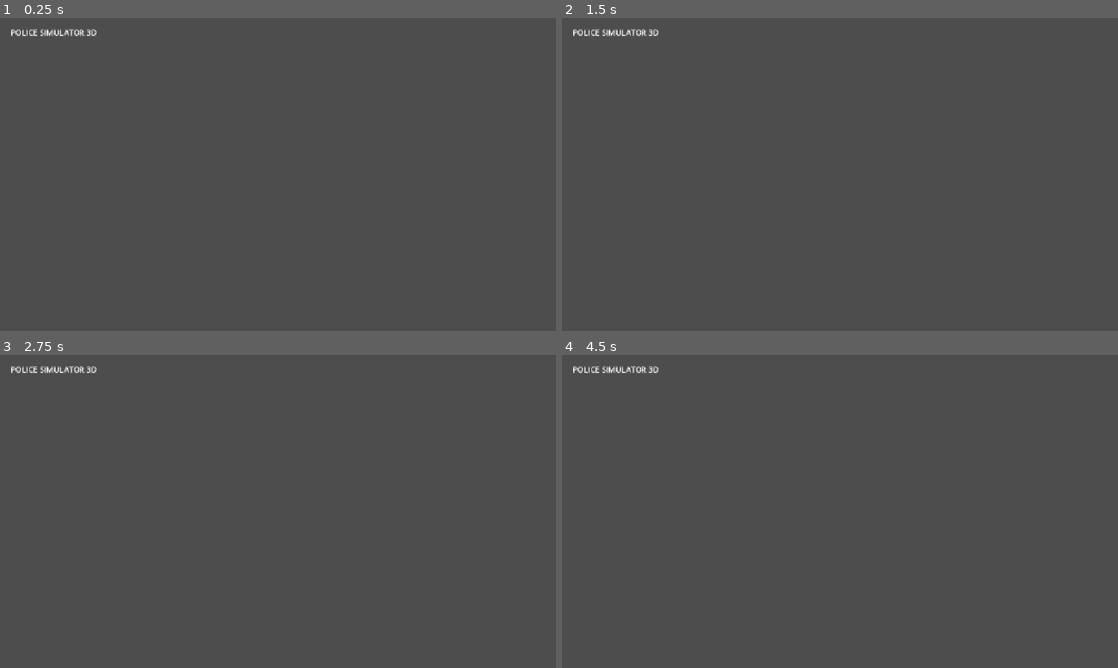
Above: before the commit, frames 1-4 (two rows, left to right).
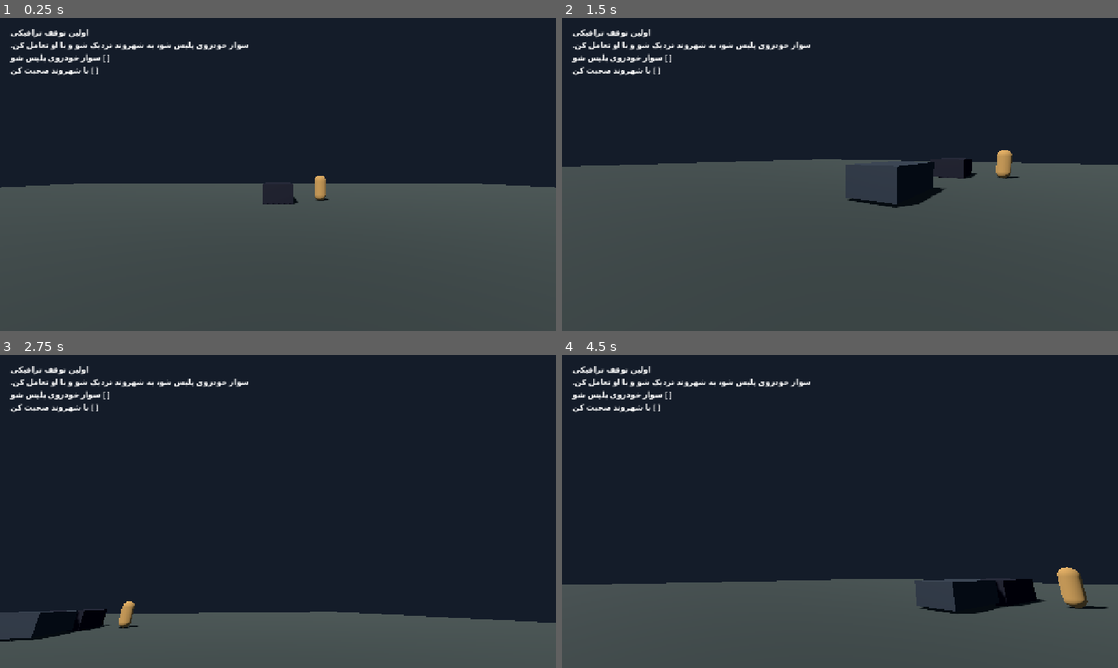
Above: after the commit, the same moments.

Repository: thedeverfankhajo-bot/PoliceSimulator3D
Game: Godot game, scene res://scenes/main/main.tscn
Two runs of this game, one before a commit and one after it. Both use one fixed random seed, a clock stepped at 60 frames per second and the inputs below.
Inputs (mouse positions are in pixels of both pictures, inside the frame that each line leads up to):
- Up to frame 1 (0.25 s): no input
- Up to frame 2 (1.5 s): tap Enter at 0.5 s; move the mouse to (962, 158) at 0.52 s; hold D (move_right) 0.53-1.28 s; tap E (interact) at 0.6, 1.35 s; move the mouse to (728, 190) at 1.27 s; hold S (move_backward) from 1.28 s (still down)
- Up to frame 3 (2.75 s): move the mouse to (333, 442) at 2.02 s; release S (move_backward) at 2.03 s; hold D (move_right) from 2.03 s (still down); tap E (interact) at 2.1 s
- Up to frame 4 (4.5 s): move the mouse to (812, 574) at 2.77 s; release D (move_right) at 2.78 s; hold W (move_forward) 2.78-3.53 s; tap E (interact) at 2.85, 3.6, 4.35 s; move the mouse to (1006, 558) at 3.52 s; hold A (move_left) from 3.53 s (still down); move the mouse to (673, 464) at 4.27 s

The runs differ from the first frame. In frame 1, 53% of the frame differs, in the area x 0-100%, y 0-60%; in frame 2, 48%; in frame 3, 84%, in the area x 0-100%, y 0-92%; in frame 4, 75%.
Error before the commit: Parse Error: Unexpected "Indent" in class body. (res://scripts/core/main.gd:29)

Commit message:
fix: correct traffic vehicle world wiring

Diff:
--- a/scripts/core/main.gd
+++ b/scripts/core/main.gd
@@ -24,10 +24,14 @@
 	add_child(vehicle)
 	vehicle.entered.connect(player.enter_vehicle)
 
-	var npc: CivilianNPC
-var traffic_vehicle: TrafficVehicle = NPC_SCENE.instantiate()
+	var npc: CivilianNPC = NPC_SCENE.instantiate()
 	npc.global_position = Vector3(3, 0, -8)
 	add_child(npc)
+
+	var traffic_vehicle: TrafficVehicle = TRAFFIC_VEHICLE_SCENE.instantiate()
+	traffic_vehicle.global_position = Vector3(0, 0.65, 18)
+	add_child(traffic_vehicle)
+	traffic_vehicle.violation_detected.connect(_on_traffic_violation)
 
 	mission_manager = MissionManager.new()
 	add_child(mission_manager)
